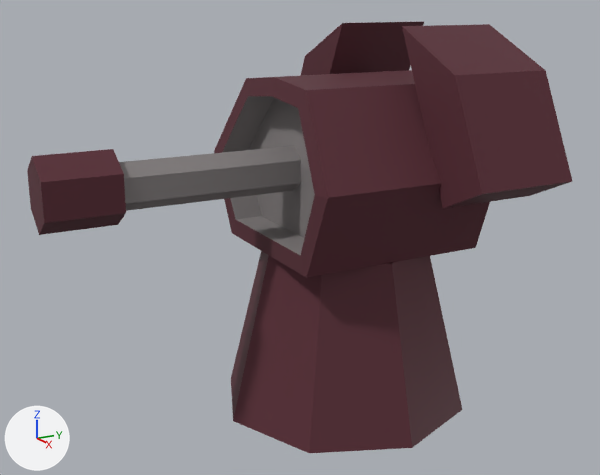
An edit to the Blender file Assets_AI-Ingame-Assistant.blend, drawn before and after from the same camera.
One viewpoint serves both versions: a camera (50 mm lens) standing at (1.628, -1.001, 1.363) and looking at (0.037, -0.141, 0.838). The axes (+X, +Y, +Z) are drawn at lower left. The lights are the same throughout. The same objects are shown in both versions, whatever each file hides.

In view in the first picture: 'scifi-turret-head-beam-small'.
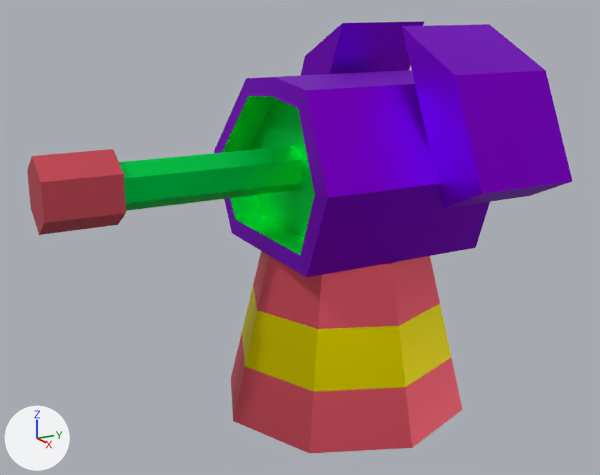
What differs and where, as boxes (x1, y1, x2, y2) in the pictures (600 x 475 px):
part 1 of me_scifi_turret_head_beam_small, recoloured (brown to red): (27, 149, 462, 453) in both
part 2 of me_scifi_turret_head_beam_small, recoloured (brown to yellow): (242, 287, 451, 391) in both
part 3 of me_scifi_turret_head_beam_small, recoloured (brown to purple): (214, 22, 572, 278) in both
part 4 of me_scifi_turret_head_beam_small, recoloured (grey to green): (119, 96, 315, 255) in both

The edits, one by one:
me_scifi_turret_head_beam_small has 107 vertices, 93 faces and spans x -0.41..0.41, y 0.4..1.301, z -0.3..0.703.
me_scifi_turret_head_beam_small is used by ob_scifi_turret_head_beam_small; location (0.0, 0.0, 0.0); rotation (1.571, 0.0, 0.0), in degrees (90, 0, 0).
me_scifi_turret_head_beam_small part 1: all 35 faces that had it switch from mat_17_grey_darkest_002 (brown #5e363e) to mat_0 (red #e7606f).
me_scifi_turret_head_beam_small part 2: all 8 faces that had it switch from mat_28_orange (brown #5e363e) to mat_1 (yellow #e7da00).
me_scifi_turret_head_beam_small part 3: all 32 faces that had it switch from mat_22_grey_lightest (brown #5e363e) to mat_2 (purple #9800e8).
me_scifi_turret_head_beam_small part 4: all 18 faces that had it switch from mat_20_grey_004 (grey #878282) to mat_3 (green #00e85a).
